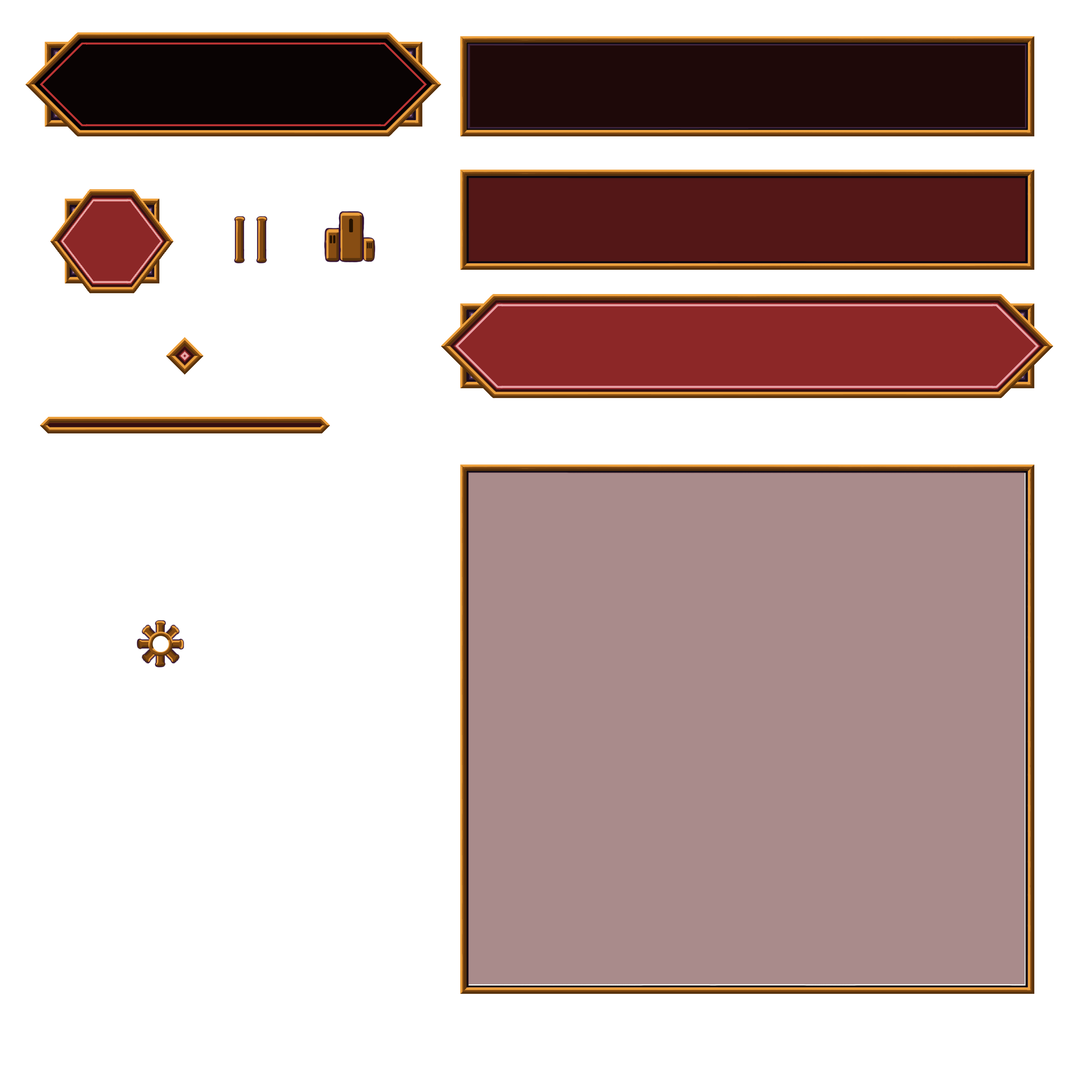
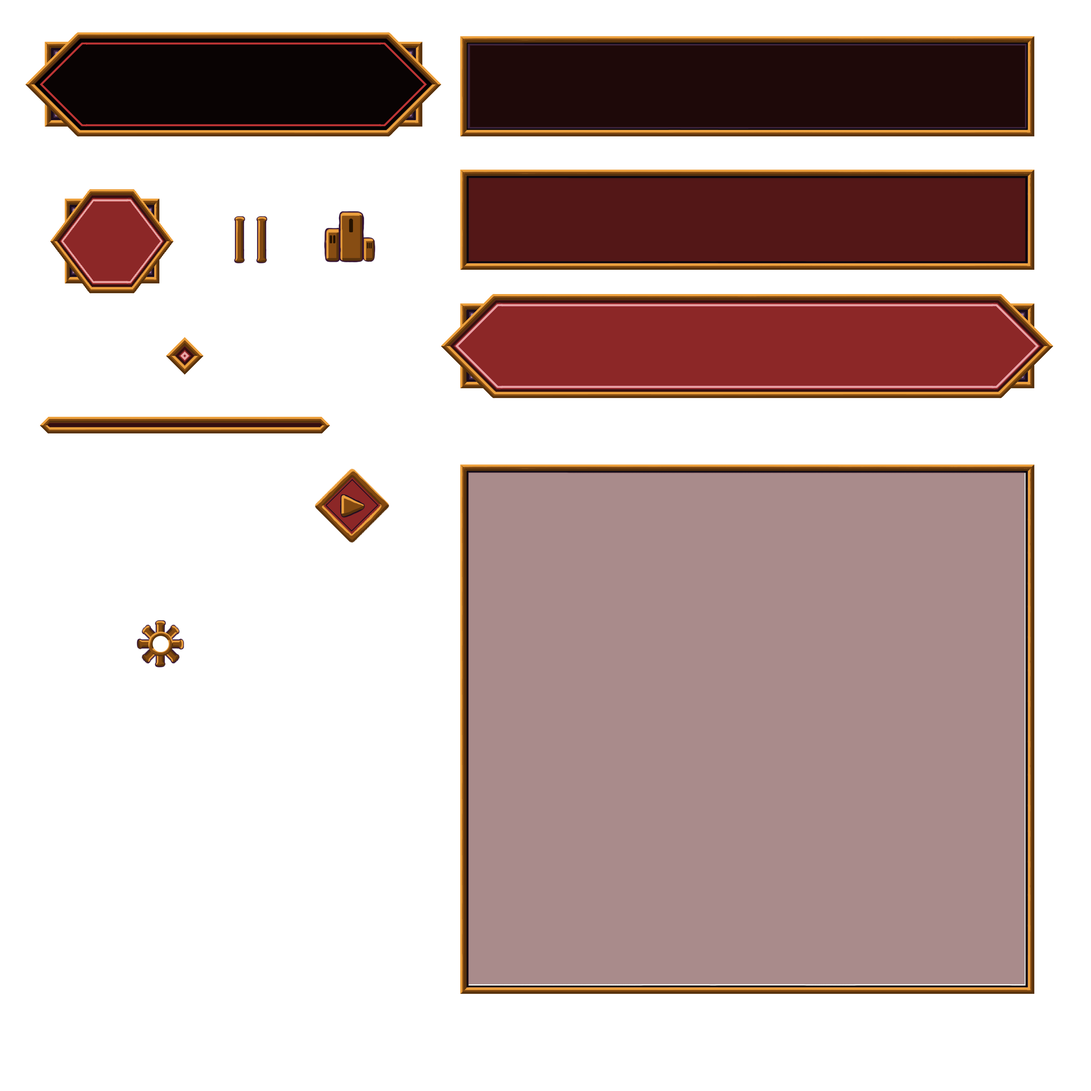
Layers edited between the first and the second 1091px x 1091px image:
added layer "Слой 44" above "Слой 43" over bbox(339, 493, 371, 522)
added layer "Слой 43" above "Слой 45" over bbox(341, 494, 365, 518)
added layer "Слой 45" above "Слой 41" over bbox(339, 493, 366, 519)
added layer "Слой 41" above "Слой 40" over bbox(315, 468, 390, 544)
added layer "Слой 40" above "Линия 5" over bbox(315, 468, 390, 544)
added layer "Линия 4" above "Линия 3" over bbox(351, 505, 379, 532)
added layer "Линия 3" above "Линия 2" over bbox(351, 479, 379, 507)
added layer "Линия 2" above "Линия 1" over bbox(325, 505, 353, 532)
added layer "Линия 1" above "Слой 42" over bbox(326, 479, 354, 506)
added layer "Слой 42" above "Слой 29" over bbox(319, 474, 384, 539)
